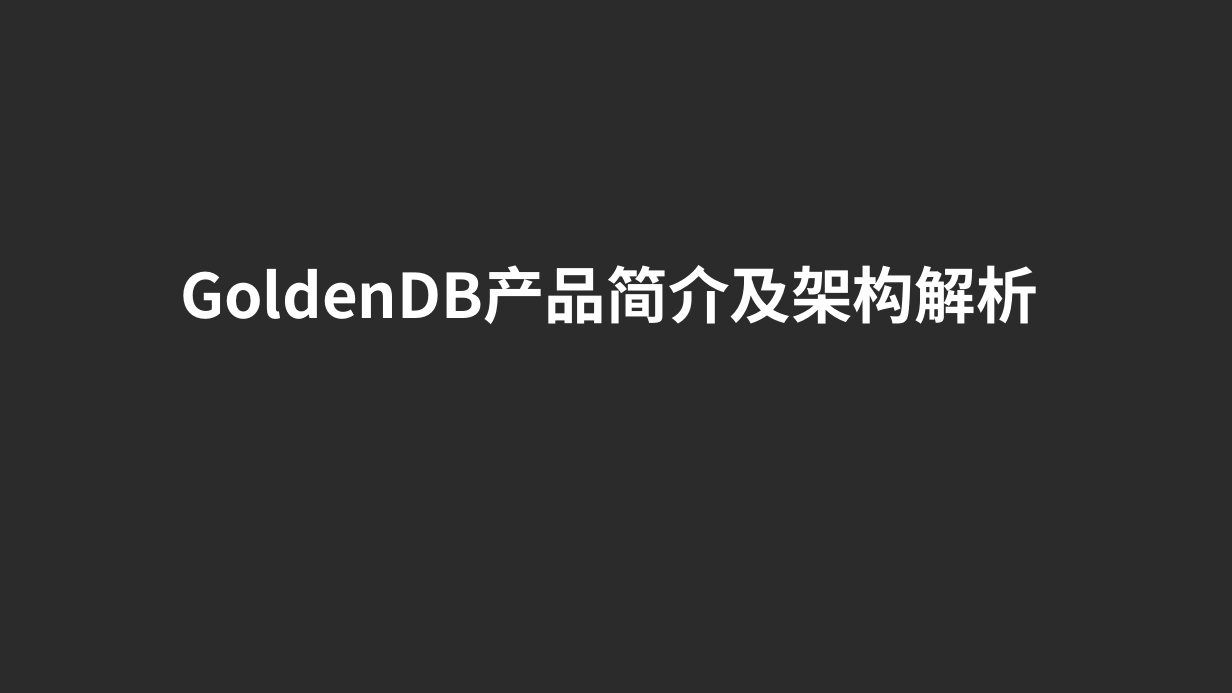
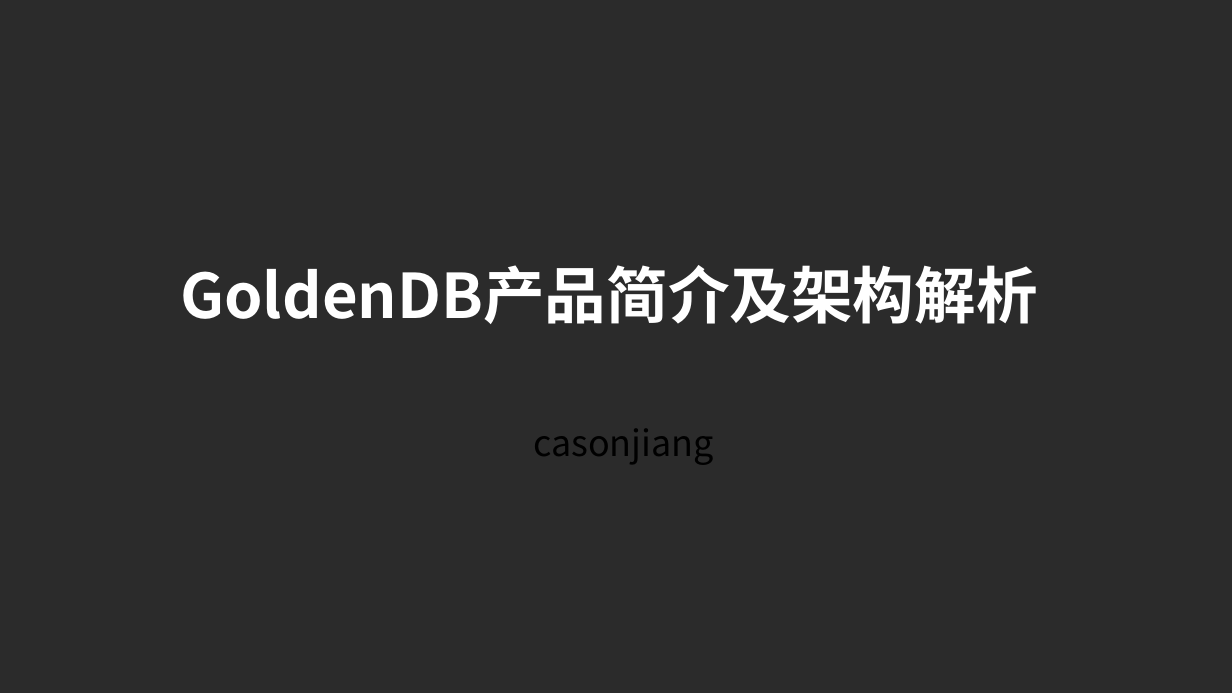
Before and after one commit to yedushusheng/mysql-learning, a slide deck: slide 1 of 28. OLTP/GoldenDB产品简介及架构解析.pptx. Drawn at 1232x693 pixels with LibreOffice and Linux fonts; fonts in the diff are those of the drawing; background and template pictures are left out; a plain dark background stands for a picture behind light text. Boxes give left, top, right and bottom in pixels: in the first picture for what was removed or moved away, otherwise in the second. Text is boxed around its words. In the diff, an @@ line names an element or a change of style, - is before the commit and + after.

```diff
--- a/28. OLTP/GoldenDB产品简介及架构解析.pptx
+++ b/28. OLTP/GoldenDB产品简介及架构解析.pptx
@@ text added at bbox=[533, 429, 714, 465], 28 pt, text #000000 @@
+casonjiang
```
